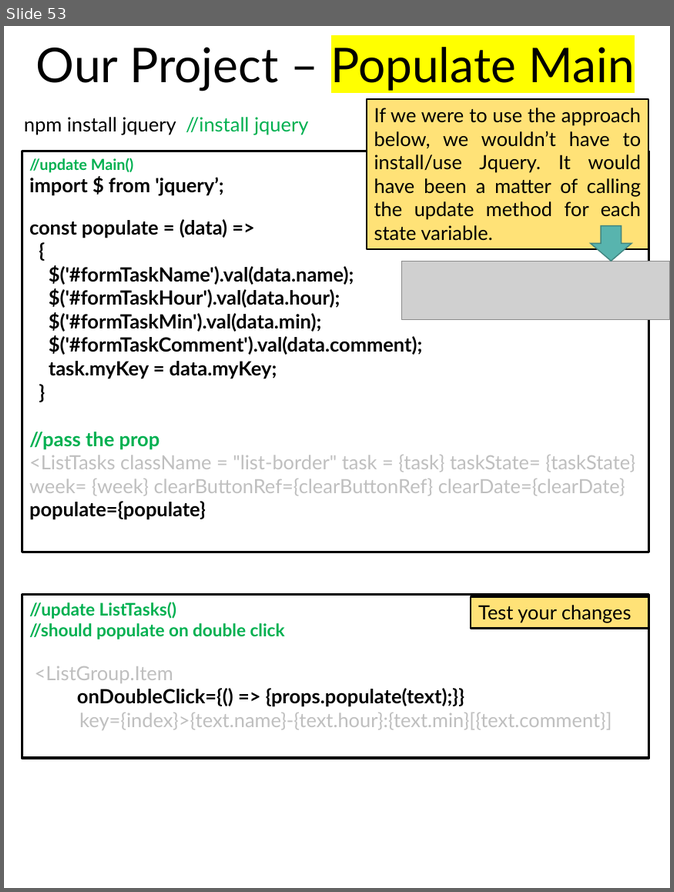
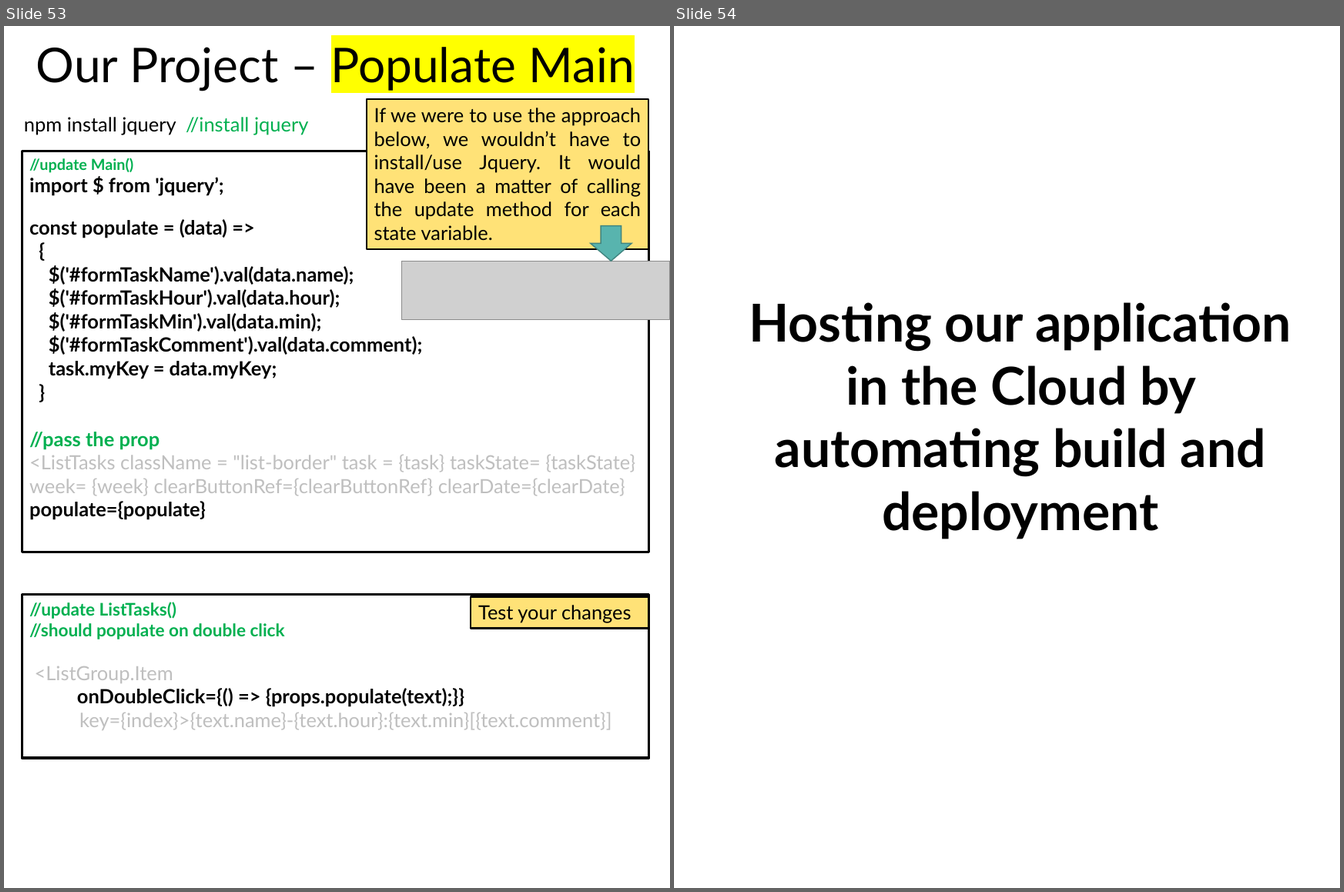
Before and after one commit to scorpion0511/mytracker, a slide deck: doc/React.pptx. Shown side by side, each under a label of ours: slide 53 before the commit, slides 53 and 54 after it. The pictures are 674x892 and 1344x892 pixels, drawn with LibreOffice and Linux fonts; fonts in the diff are those of the drawing; grey boxes stand for pictures. Boxes give left, top, right and bottom in pixels: in the first picture for what was removed or moved away, otherwise in the second. Text is boxed around its words. In the diff, an @@ line names an element or a change of style, - is before the commit and + after.

```diff
--- a/doc/React.pptx
+++ b/doc/React.pptx
@@ slide 54 added at (x1=674, y1=26, x2=1340, y2=888), background #FFFFFF @@
@@ text added at (x1=749, y1=302, x2=1292, y2=540), 48 pt, text #000000, bold @@
+Hosting our application in the Cloud by automating build and deployment
```
Also in this commit, not shown: 11 other slides added, 6 other files.
